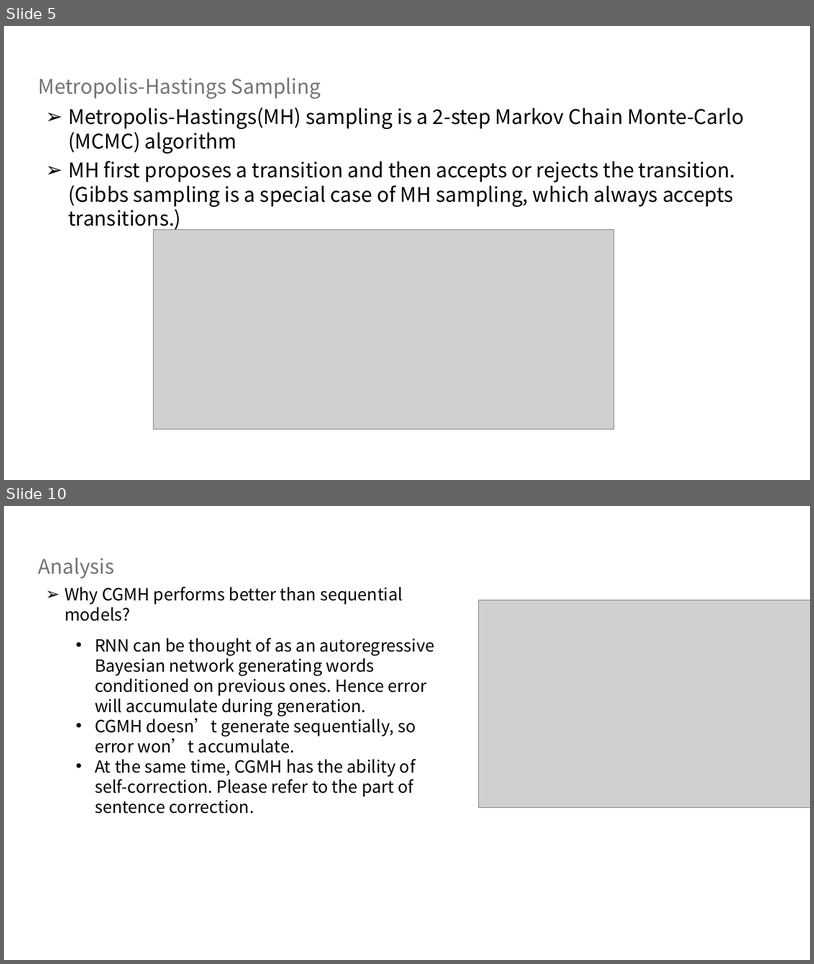
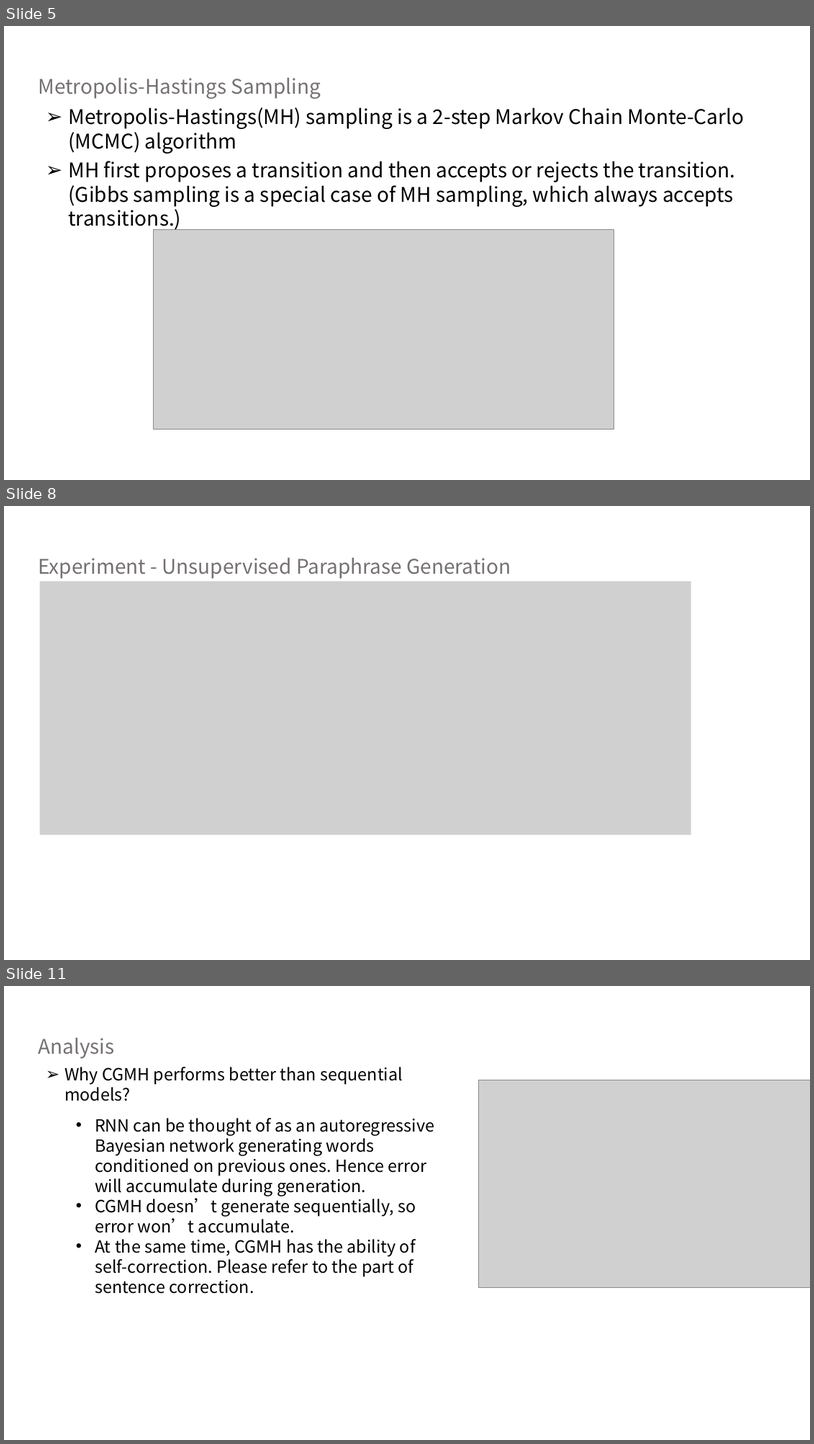
Before and after one commit to NingMiao/CGMH_slides, a slide deck: Miao_slides_ENG.pptx. Shown one above the other, each under a label of ours: slides 5 and 10 before the commit, slides 5, 8 and 11 after it; the slides between them are not shown. The pictures are 814x964 and 814x1444 pixels, drawn with LibreOffice and Linux fonts; fonts in the diff are those of the drawing; grey boxes stand for pictures; background and template pictures are left out. Boxes give left, top, right and bottom in pixels: in the first picture for what was removed or moved away, otherwise in the second. Text is boxed around its words. In the diff, an @@ line names an element or a change of style, - is before the commit and + after.

```diff
--- a/Miao_slides_ENG.pptx
+++ b/Miao_slides_ENG.pptx
@@ slide 8 added at [4,506,810,960], background picture (left out) @@
@@ text added at [38,557,511,579], 24 pt, text #767171 @@
+Experiment - Unsupervised Paraphrase Generation
@@ picture added at [40,581,691,834] @@
@@ what was slide 10 is now slide 11 @@
```
Also in this commit, not shown: 7 slides changed, 1 other slide added, 1 slide removed.
